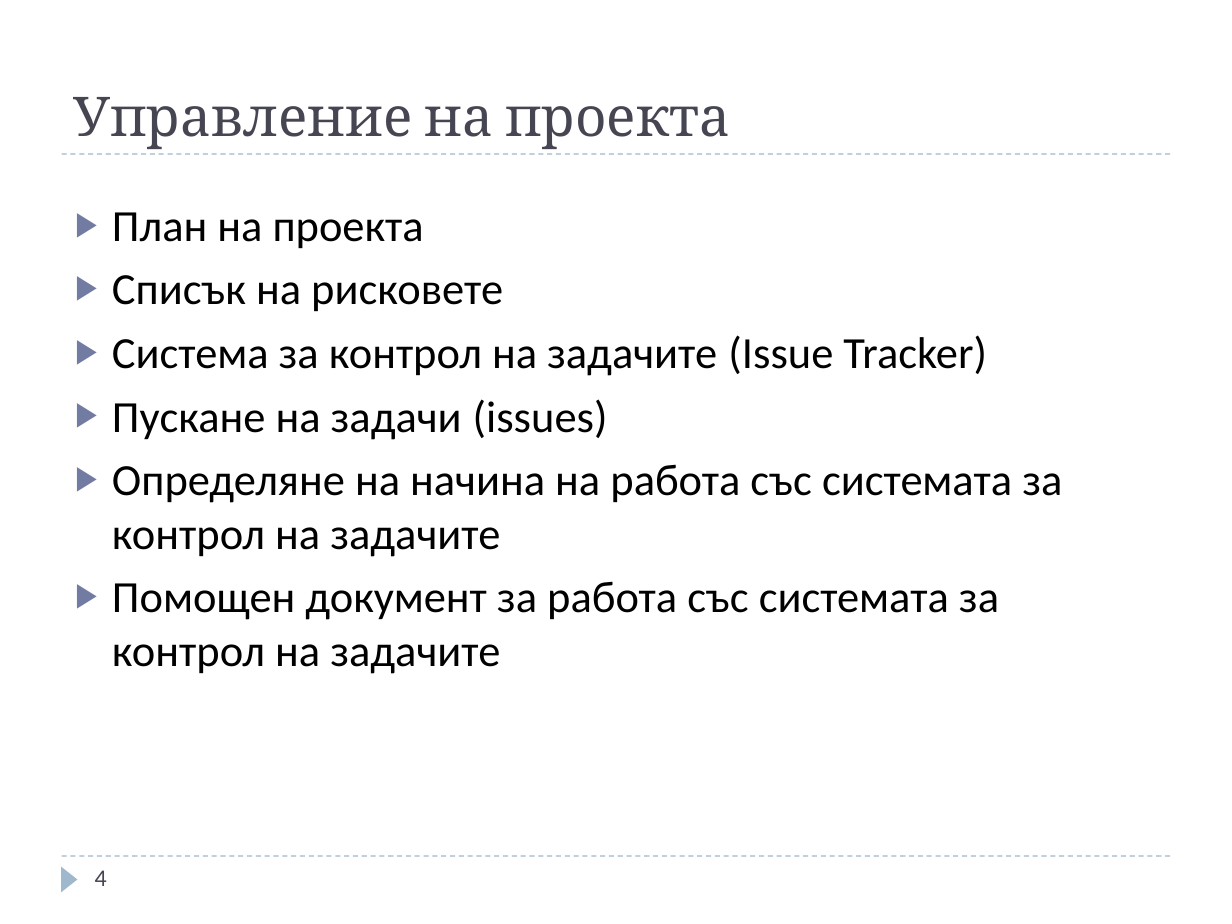
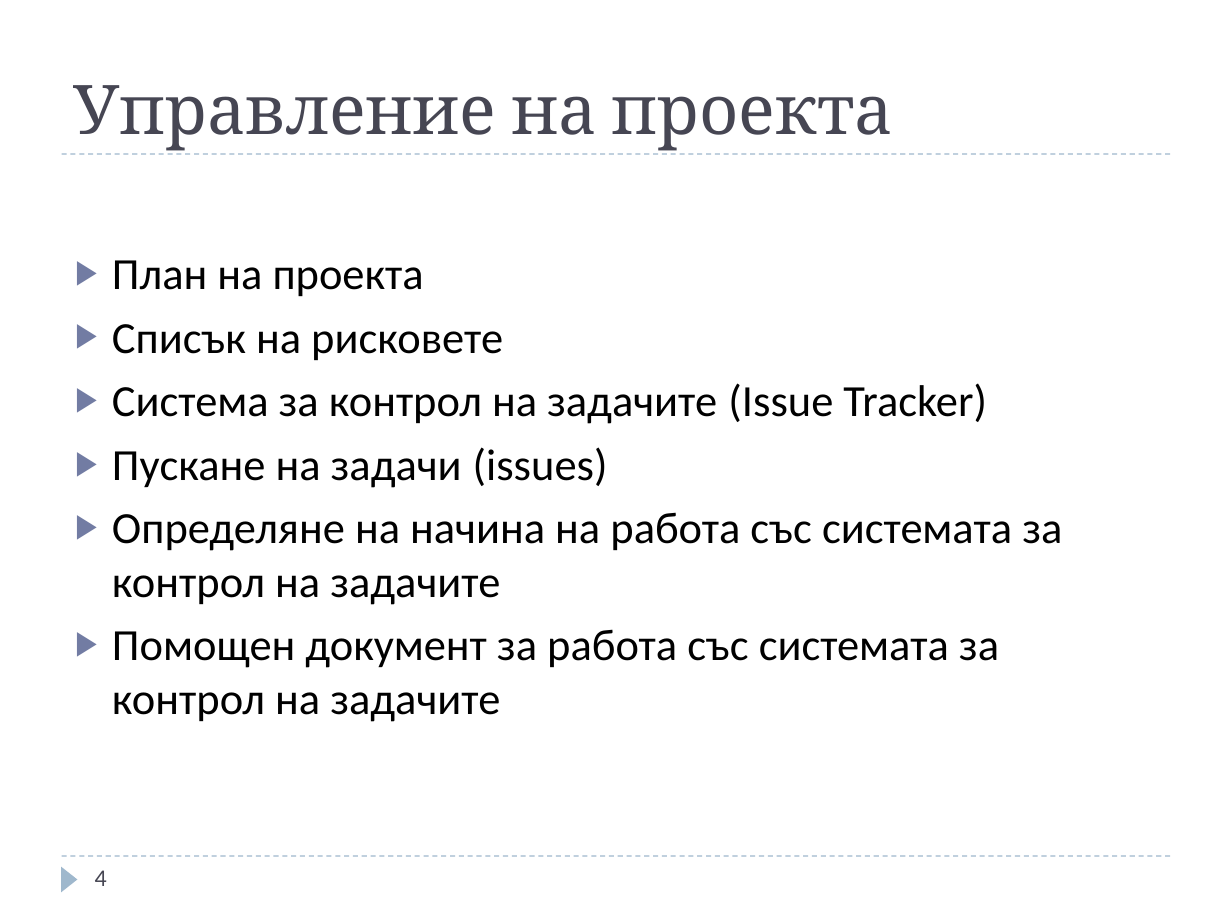
Before and after one commit to jasimcse/team2-strawberry, a slide deck: slide 4 of prezentaciq/venci.ppt. Drawn at 1232x924 pixels with LibreOffice and Linux fonts; fonts in the diff are those of the drawing. Boxes give left, top, right and bottom in pixels: in the first picture for what was removed or moved away, otherwise in the second. Text is boxed around its words. In the diff, an @@ line names an element or a change of style, - is before the commit and + after.

```diff
--- a/prezentaciq/venci.ppt
+++ b/prezentaciq/venci.ppt
@@ title "Управление на проекта" at [74,85,893,151]: size 32 to 40 pt @@
@@ text "План на проекта": place and size @@
-text "План на проекта" at [112,212,1062,674]
+text "План на проекта" at [112,260,1062,722]
```
Also in this commit, not shown: 34 other slides changed.
